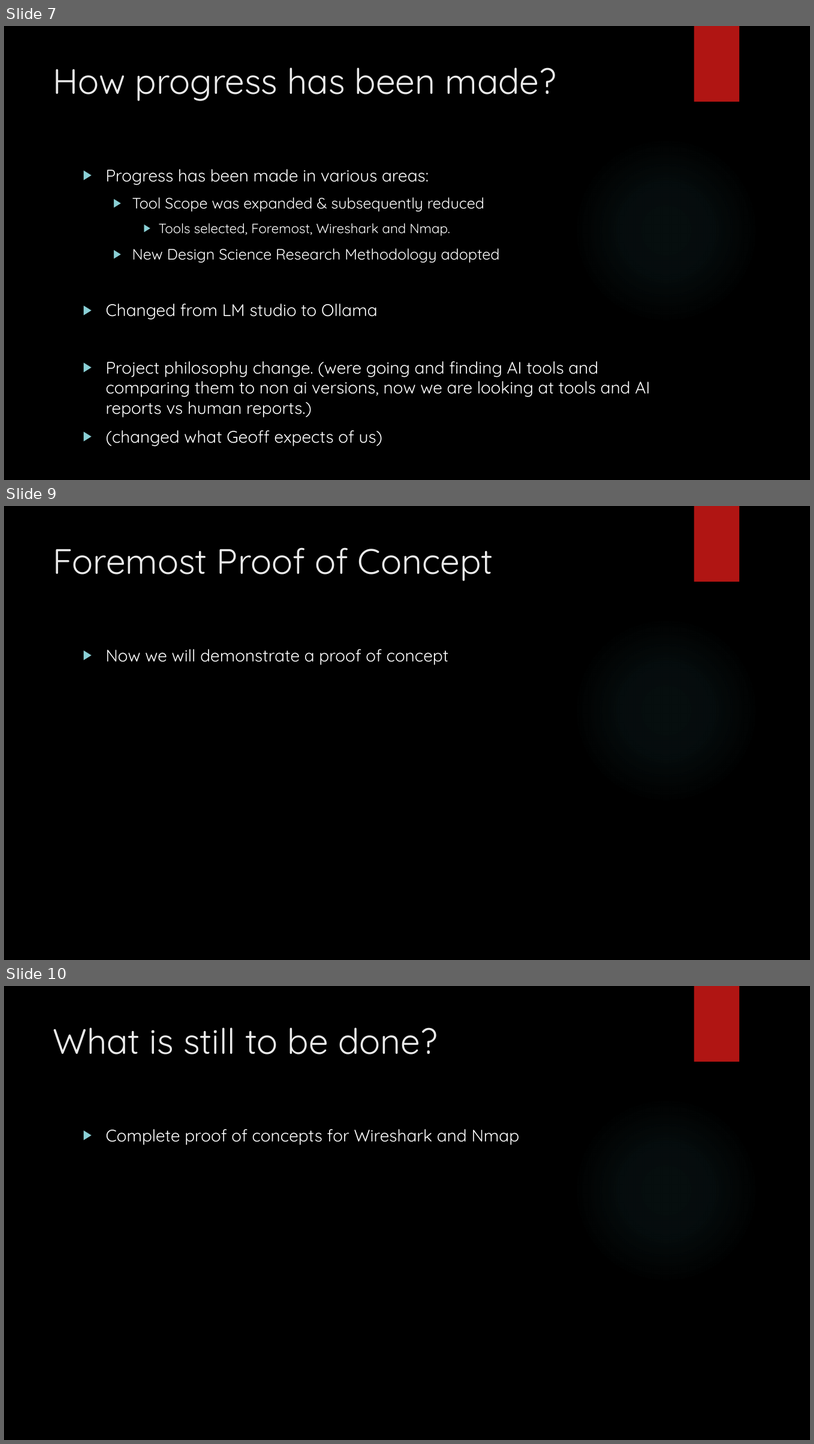
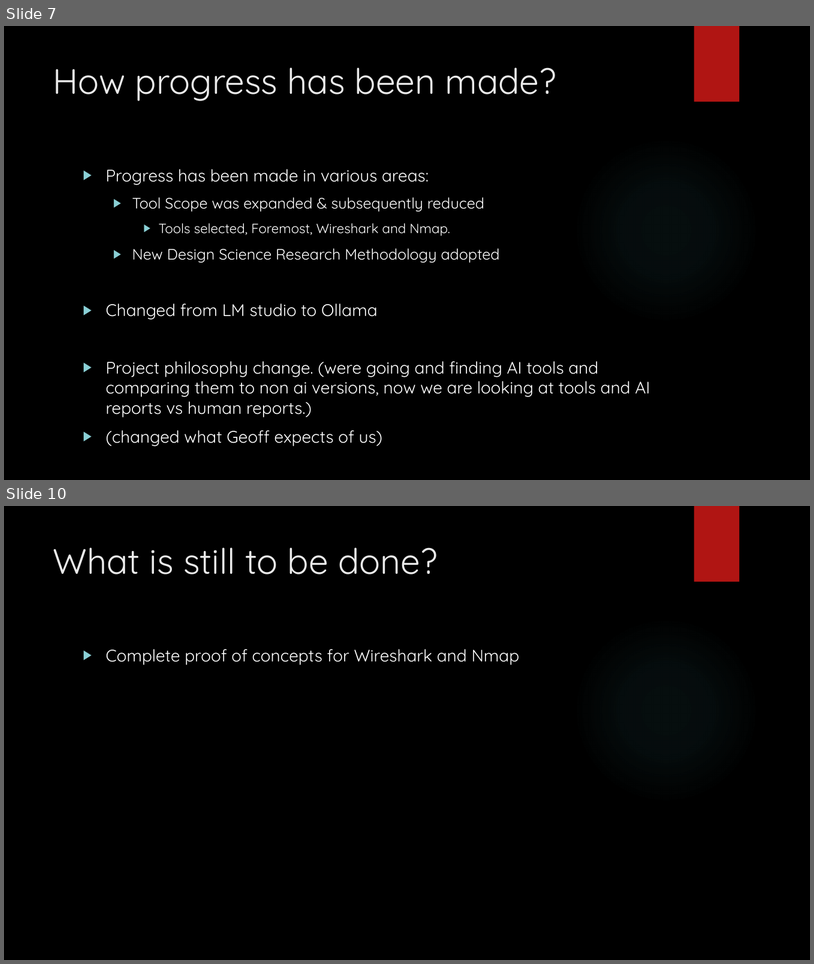
Before and after one commit to DavidSushames/BHB-Capstone, a slide deck: Mid project Update.pptx. Shown one above the other, each under a label of ours: slides 7, 9 and 10 before the commit, slides 7 and 10 after it; the slides between them are not shown. The pictures are 814x1444 and 814x964 pixels, drawn with LibreOffice and Linux fonts; fonts in the diff are those of the drawing; background and template pictures are left out. Boxes give left, top, right and bottom in pixels: in the first picture for what was removed or moved away, otherwise in the second. Text is boxed around its words. In the diff, an @@ line names an element or a change of style, - is before the commit and + after.

Commit message:
added effort to my emerging insights and foremost script sections of tthe mid project presentation, updated weekly log

```diff
--- a/Mid project Update.pptx
+++ b/Mid project Update.pptx
@@ slide 9 removed at (4, 506, 810, 960), background picture (left out); not listed: 2 template elements that a slide beside it also shows @@
@@ title removed at (53, 547, 494, 581) @@
-Foremost Proof of Concept
@@ text removed at (106, 649, 449, 665) @@
-▶ Now we will demonstrate a proof of concept
```
Also in this commit, not shown: 2 slides added, 1 other slide removed, 8 other files.
